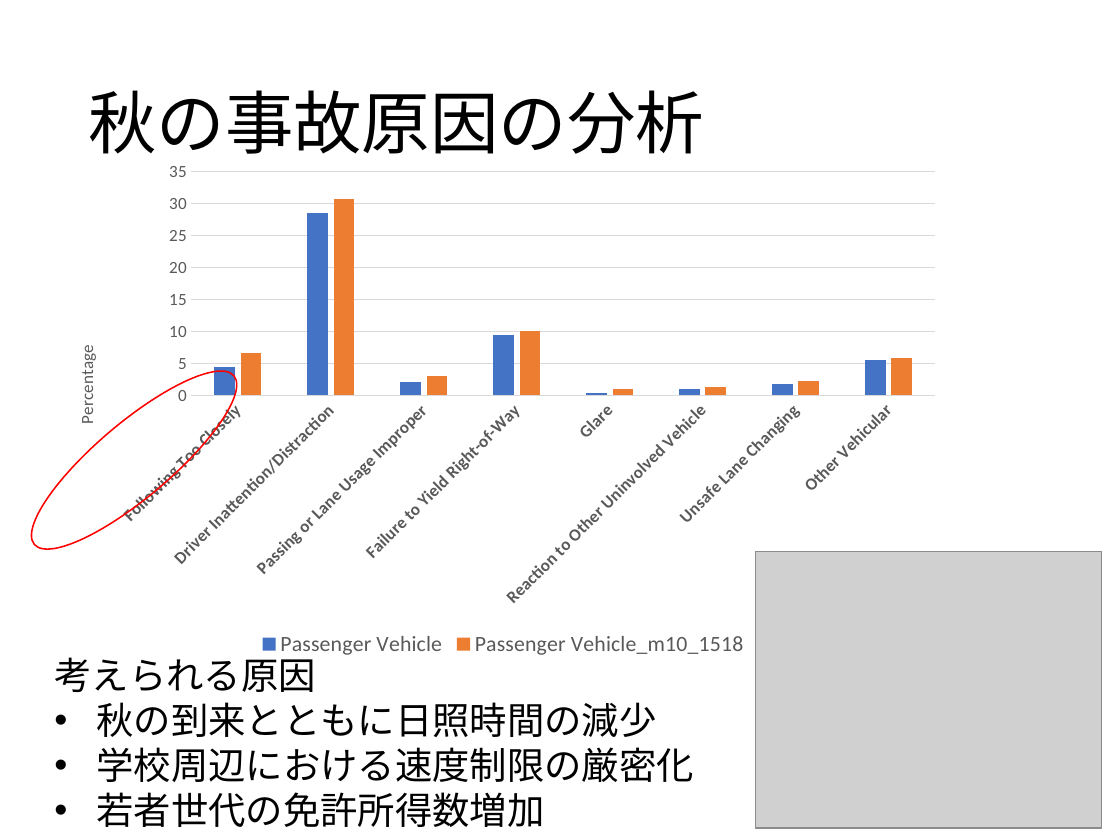
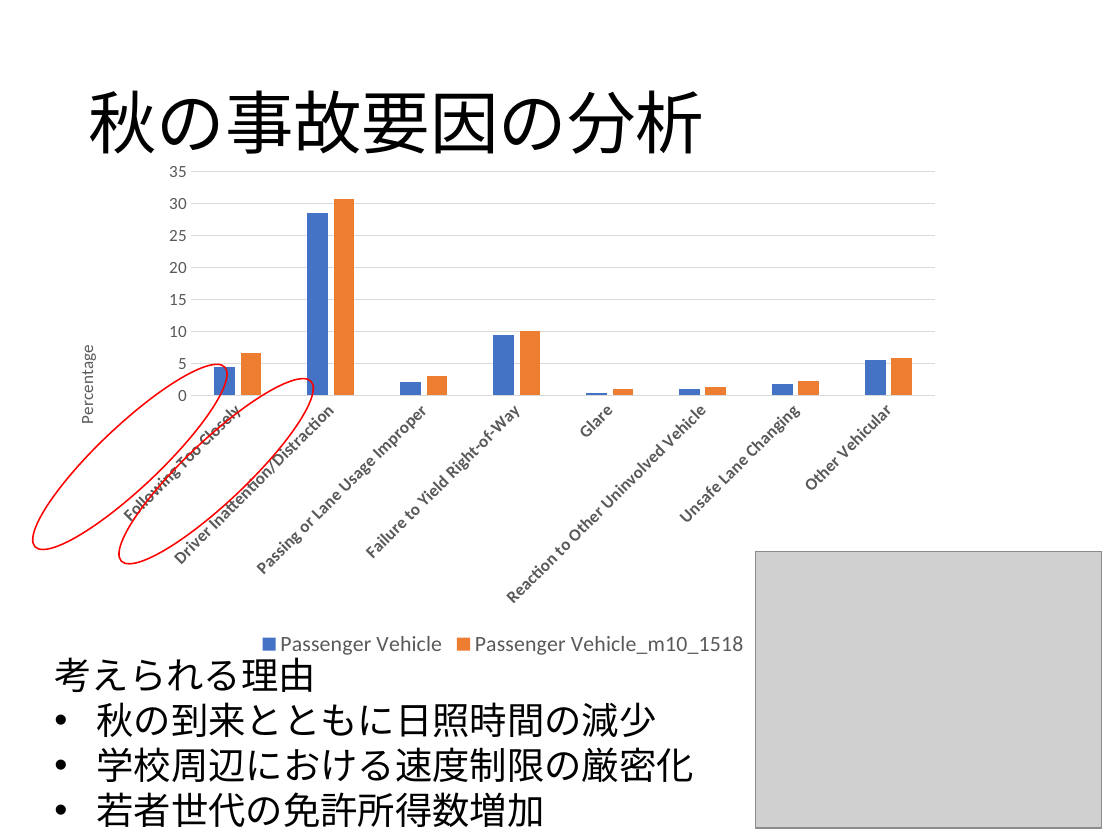
Before and after one commit to krisnadiputra/GCI2017-final-project, a slide deck: slide 3 of cosmas/slides.pptx. Drawn at 1120x840 pixels with LibreOffice and Linux fonts; fonts in the diff are those of the drawing; grey boxes stand for pictures. Boxes give left, top, right and bottom in pixels: in the first picture for what was removed or moved away, otherwise in the second. Text is boxed around its words. In the diff, an @@ line names an element or a change of style, - is before the commit and + after.

Commit message:
slides

```diff
--- a/cosmas/slides.pptx
+++ b/cosmas/slides.pptx
@@ title at (x1=88, y1=90, x2=704, y2=154): text changed @@
-秋の事故原因の分析
+秋の事故要因の分析
@@ ellipse at (x1=14, y1=344, x2=245, y2=569): rotation 319 to 316 degrees @@
@@ ellipse added at (x1=100, y1=359, x2=331, y2=583), outline #FF0000 1 pt @@
@@ text at (x1=54, y1=657, x2=315, y2=692): text changed @@
-考えられる原因
+考えられる理由
```
Also in this commit, not shown: 2 other slides changed.
